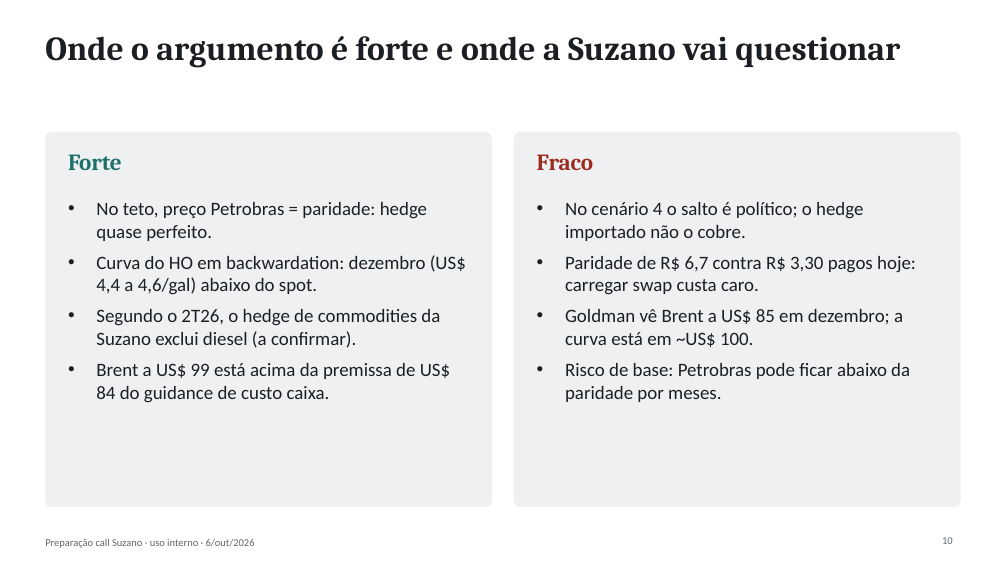
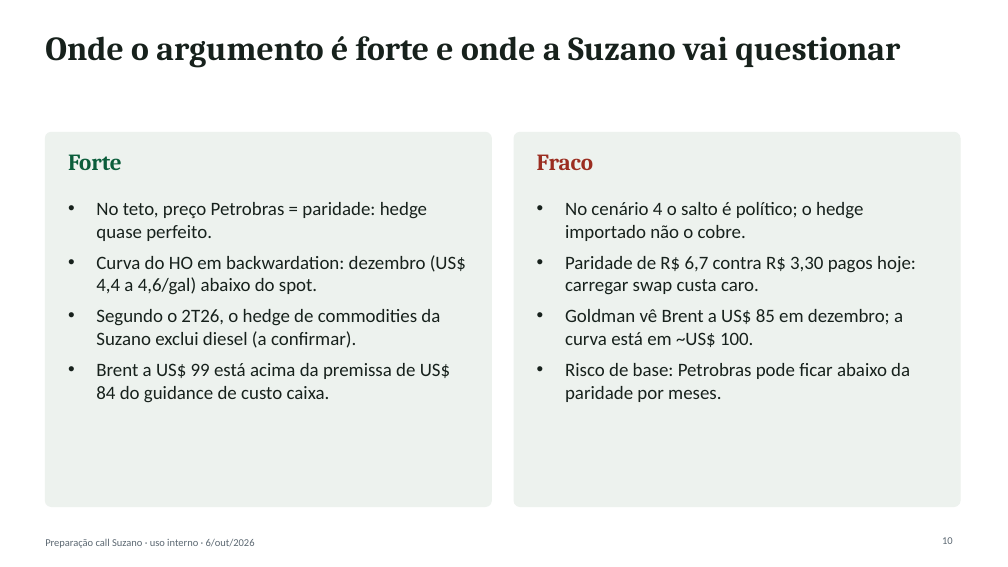
Before and after one commit to alexandrebuiat/primeiro-pr-demo, a slide deck: slide 10 of Diesel_Cenarios_Hedge_Suzano_2026-10-06.pptx. Drawn at 1008x567 pixels with LibreOffice and Linux fonts; fonts in the diff are those of the drawing. Boxes give left, top, right and bottom in pixels: in the first picture for what was removed or moved away, otherwise in the second. Text is boxed around its words. In the diff, an @@ line names an element or a change of style, - is before the commit and + after.

```diff
--- a/Diesel_Cenarios_Hedge_Suzano_2026-10-06.pptx
+++ b/Diesel_Cenarios_Hedge_Suzano_2026-10-06.pptx
@@ rounded rectangle at (45, 132, 492, 507): fill #EEF0F1 to #EDF2EE; outline #EEF0F1 1 pt to #EDF2EE 1 pt @@
@@ text "Forte" at (68, 154, 122, 170): text colour #1F6F6B to #0B5D3B @@
```
Also in this commit, not shown: 12 other slides changed, 1 other file.
